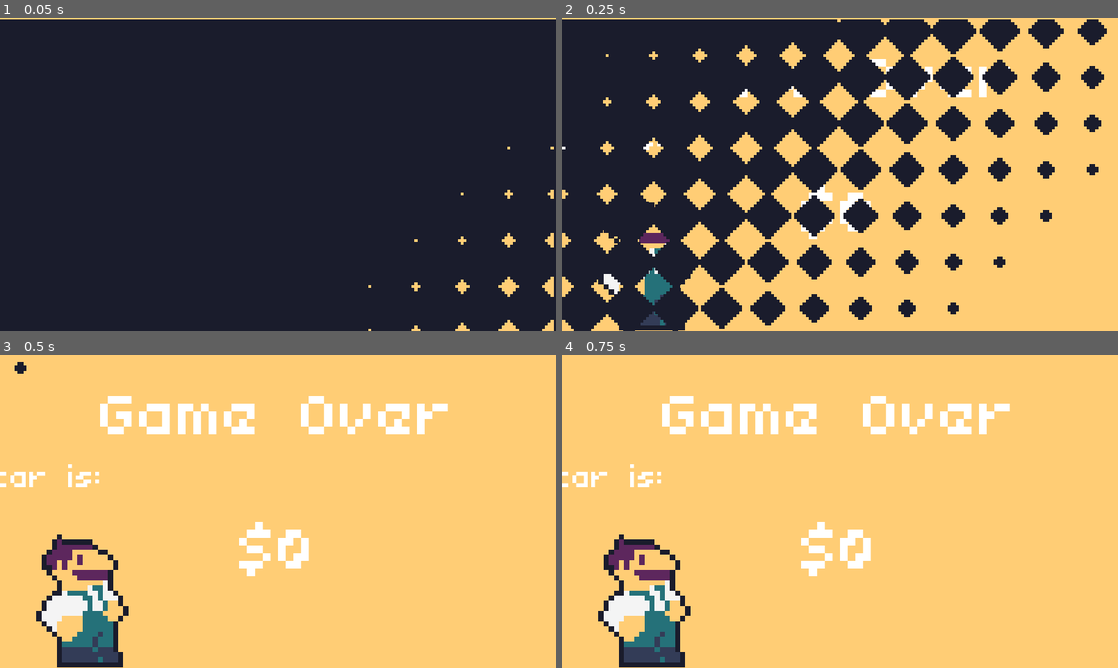
Above: before the commit, frames 1-4 (two rows, left to right).
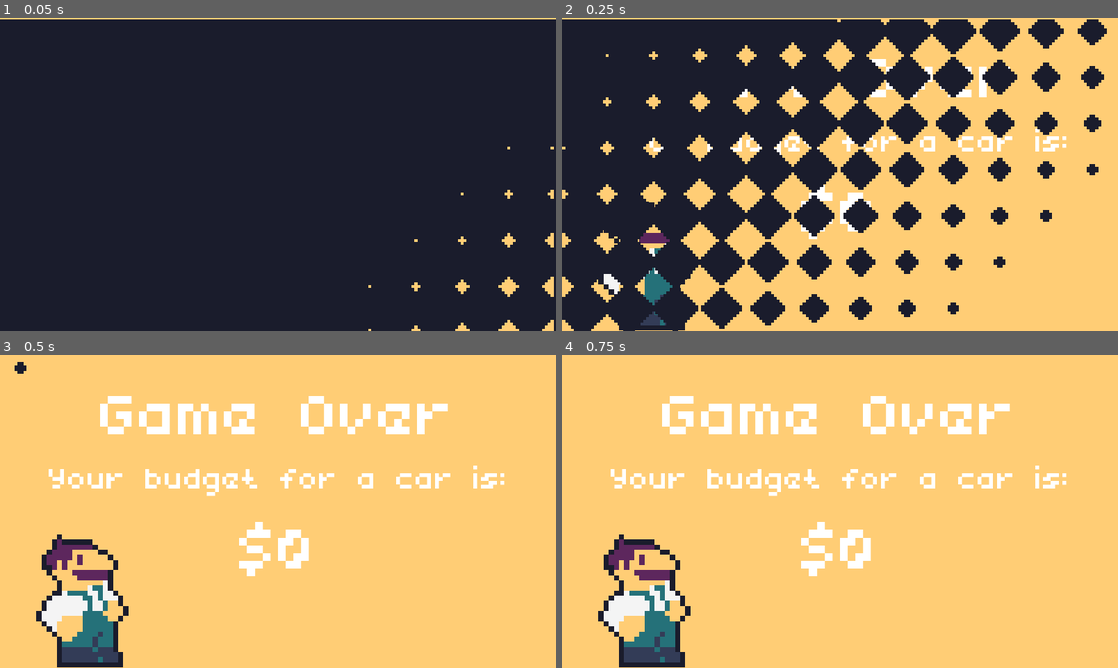
Above: after the commit, the same moments.

Repository: OfficialChaser/Mini-Jam-161
Game: Godot game, scene res://Scenes/game_over.tscn
Two runs of this game, one before a commit and one after it. Both use one fixed random seed, a clock stepped at 60 frames per second and the inputs below. This scene is started directly instead of the project's main scene.
Inputs (mouse positions are in pixels of both pictures, inside the frame that each line leads up to):
- Up to frame 1 (0.05 s): no input
- Up to frame 2 (0.25 s): no input
- Up to frame 3 (0.5 s): no input
- Up to frame 4 (0.75 s): tap Enter (ui_accept) at 0.5 s; move the mouse to (962, 495) at 0.52 s; press the mouse at (962, 495) at 0.53 s; hold Right (ui_right) from 0.53 s (still down)

Frame 1 is identical in both runs. In frame 2, 1.0% of the frame differs, in the area x 0-91%, y 35-44%; in frame 3, 1.8%, in the area x 0-91%, y 34-46%; in frame 4, 1.8%.

Commit message:
ArtStuff update

Diff:
--- a/Scenes/game_over.tscn
+++ b/Scenes/game_over.tscn
@@ -136,10 +136,10 @@
 
 [node name="Label2" type="Label" parent="."]
 layout_mode = 0
-offset_left = -839.0
-offset_top = 83.0
-offset_right = 313.0
-offset_bottom = 405.0
+offset_left = 1.0
+offset_top = 86.0
+offset_right = 1153.0
+offset_bottom = 408.0
 theme_override_fonts/font = ExtResource("1_3y2o7")
 theme_override_font_sizes/font_size = 128
 text = "Your budget for a car is:"
@@ -180,7 +180,7 @@
 scale = Vector2(10.5781, 10.5781)
 sprite_frames = SubResource("SpriteFrames_kq6nj")
 animation = &"idle"
-frame_progress = 0.965006
+frame_progress = 0.60205
 
 [node name="AnimationPlayer" type="AnimationPlayer" parent="AnimatedSprite2D"]
 root_node = NodePath("../..")
